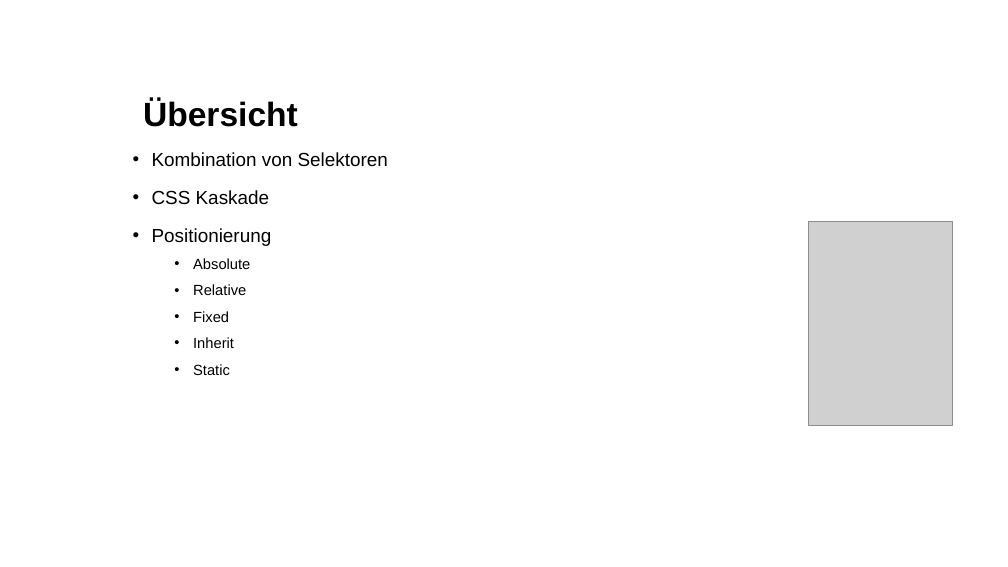
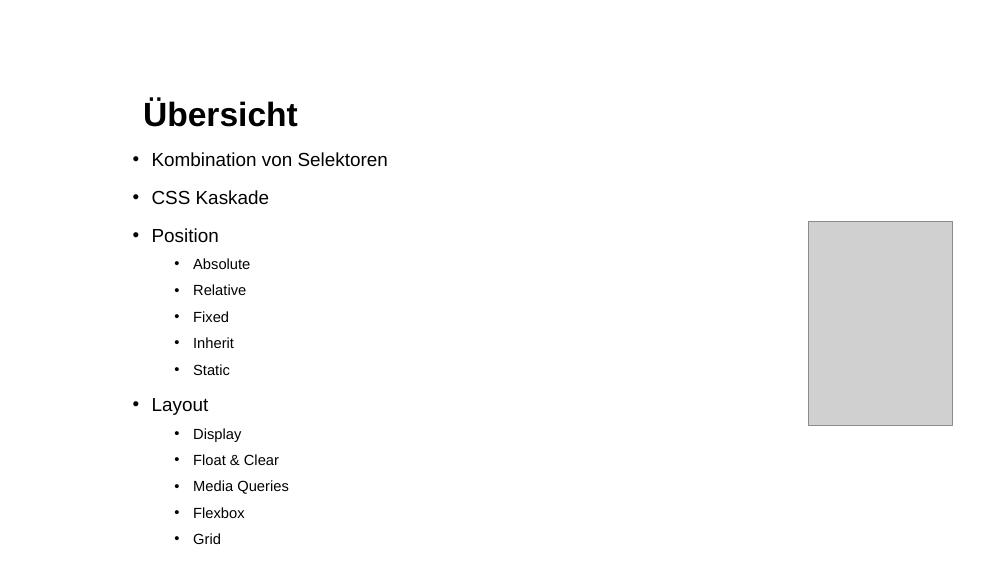
Before and after one commit to kodo89/Webentwicklung_23_24, a slide deck: slide 2 of 3. CSS/Slides/CSS Grundlagen 2.pptx. Drawn at 1008x567 pixels with LibreOffice and Linux fonts; fonts in the diff are those of the drawing; grey boxes stand for pictures; background and template pictures are left out. Boxes give left, top, right and bottom in pixels: in the first picture for what was removed or moved away, otherwise in the second. Text is boxed around its words. In the diff, an @@ line names an element or a change of style, - is before the commit and + after.

```diff
--- a/3. CSS/Slides/CSS Grundlagen 2.pptx
+++ b/3. CSS/Slides/CSS Grundlagen 2.pptx
@@ text at (152, 228, 219, 243): text changed @@
-• Positionierung
+• Position
@@ text at (152, 398, 289, 544): paragraphs added @@
+• Layout
+    • Display
+    • Float & Clear
+    • Media Queries
+    • Flexbox
+    • Grid
```
Also in this commit, not shown: 6 other slides changed, 15 slides added, 15 other files.
